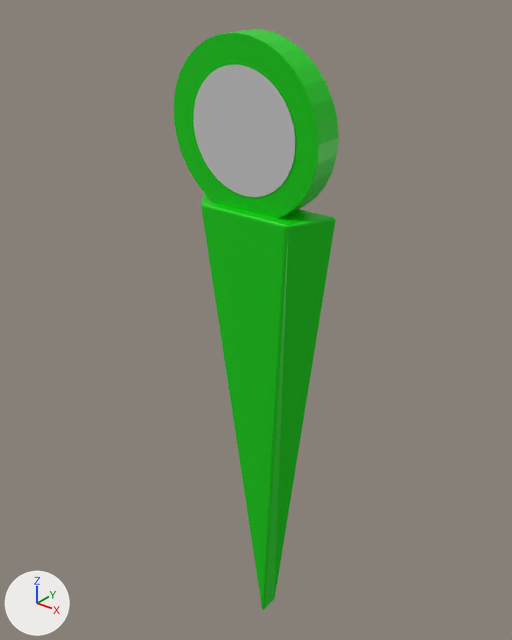
Two versions of the COLLADA model art.scnassets/arrow.dae, one commit apart.
Rendered twice from a 50 mm camera at (2.63, -2.88, 0.84) aimed at (-0.1, 0.53, -1.28). The axes (+X, +Y, +Z) are drawn at lower left. The lights are the same throughout.

Before the edit, the objects in view are built like this:
```python
mat_material_002 = principled_material('Material_002')
mat_material_002.base_color = (0.0, 0.64, 0.0)  # green #00d100
mat_material_002.roughness = 0.44
mat_material_003 = principled_material('Material_003')
mat_material_003.base_color = (0.0, 0.64, 0.0)  # green #00d100
mat_material_003.roughness = 0.44
me_cube_001 = bpy.data.meshes.new('Cube.001')
me_cube_001.from_pydata(...)  # 2648 vertices, 5292 faces; spans x -0.26..-0.08, y -0.19..0.39, z -1.01..0.96
me_cube_001.materials.append(mat_material_002)  # green #00d100
me_cylinder = bpy.data.meshes.new('Cylinder')
me_cylinder.from_pydata(...)  # 64 vertices, 124 faces; spans x -0.832..-0.23, y -0.304..0.297, z -0.246..-0.134
me_cylinder.materials.append(mat_material_003)  # green #00d100
me_cylinder_001 = bpy.data.meshes.new('Cylinder.001')
me_cylinder_001.from_pydata(...)  # 32 vertices, 30 faces; spans x -1.0..1.0, y -1.0..1.0, z -1.0
me_cylinder_001.materials.append(mat_material_001)  # light grey #d1d1d1
ob_arrow = bpy.data.objects.new('Arrow', me_cube_001)
ob_arrow.parent = ob_indicator
ob_arrow.location = (-0.525, -5.803, -0.363)
ob_arrow.rotation_euler = (-1.571, -1.571, 0.0)  # degrees (-90, -90, 0)
ob_arrow.scale = (4.76, 4.76, 4.76)
ob_head = bpy.data.objects.new('Head', me_cylinder)
ob_head.parent = ob_indicator
ob_head.location = (-0.0177, -2.534, -0.378)
ob_head.rotation_euler = (0.0, 0.0, -1.571)  # degrees (0, 0, -90)
ob_head.scale = (4.76, 4.76, 4.76)
ob_indicator = bpy.data.objects.new('Indicator', me_cylinder_001)
ob_indicator.location = (0.0, -0.098, 0.0)
ob_indicator.rotation_euler = (1.651, 0.0, 0.0)  # degrees (95, 0, 0)
ob_indicator.scale = (0.374, 0.374, 0.374)
```
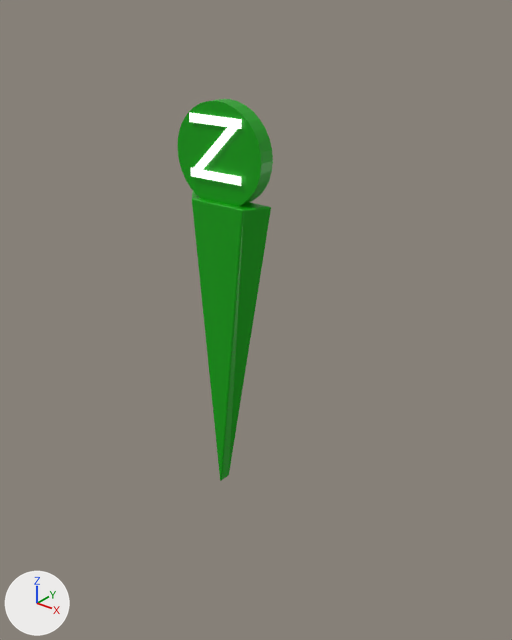
Where the change shows, as pixel boxes [x1, y1, x2, y2] in the pictures (512 x 640 px):
```json
{"object": "Arrow", "change": "recoloured, moved, turned, rescaled", "before": [201, 192, 336, 610], "after": [192, 191, 271, 481]}
{"object": "Head", "change": "recoloured, moved, turned, rescaled", "before": [173, 29, 339, 218], "after": [177, 99, 273, 206]}
{"object": "Indicator", "change": "deleted", "before": [194, 65, 295, 197]}
{"object": "Plane_002.002", "change": "added", "after": [192, 119, 240, 176]}
{"object": "Plane_002", "change": "added", "after": [189, 113, 242, 129]}
{"object": "Plane_002.001", "change": "added", "after": [191, 168, 241, 186]}
```

Edits to the scene script, one JSON object a line:
```json
{"op": "set", "path": "mat_material_002.base_color", "old": "(0.0, 0.64, 0.0)", "new": "(0.0, 0.367, 0.0)", "note": "green #00d100 -> green #00a300"}
{"op": "set", "path": "mat_material_003.base_color", "old": "(0.0, 0.64, 0.0)", "new": "(0.0, 0.367, 0.0)", "note": "green #00d100 -> green #00a300"}
{"op": "add", "block": "mat_material_005", "code": ["mat_material_005 = principled_material('Material_005')", "mat_material_005.base_color = (0.604, 0.604, 0.604)  # light grey #cccccc", "mat_material_005.roughness = 0.44", "mat_material_005.emission_strength = 1.0"]}
{"op": "add", "block": "me_plane_002", "code": ["me_plane_002 = bpy.data.meshes.new('Plane_002')", "me_plane_002.from_pydata([(1.0, -1.0, 0.0), (1.0, 1.0, 0.0), (-1.0, 1.0, 0.0), (-1.0, -1.0, 0.0)], [], [(0, 1, 2), (3, 0, 2)])", "me_plane_002.materials.append(mat_material_005)  # light grey #cccccc"]}
{"op": "remove", "block": "ob_indicator", "code": ["ob_indicator = bpy.data.objects.new('Indicator', me_cylinder_001)", "ob_indicator.location = (0.0, -0.098, 0.0)", "ob_indicator.rotation_euler = (1.651, 0.0, 0.0)  # degrees (95, 0, 0)", "ob_indicator.scale = (0.374, 0.374, 0.374)"]}
{"op": "remove", "block": "ob_arrow", "code": "ob_arrow.parent = ob_indicator"}
{"op": "set", "path": "ob_arrow.scale", "old": "(4.76, 4.76, 4.76)", "new": "(1.0, 1.0, 1.0)"}
{"op": "set", "path": "ob_arrow.location", "old": "(-0.525, -5.803, -0.363)", "new": "(-0.119, -0.0541, -1.29)"}
{"op": "set", "path": "ob_arrow.rotation_euler", "old": "(-1.571, -1.571, 0.0)", "new": "(0.0, 0.0, -1.523)", "note": "degrees (-90, -90, 0) -> degrees (0, 0, -87)"}
{"op": "set", "path": "ob_head.scale", "old": "(4.76, 4.76, 4.76)", "new": "(1.0, 1.0, 1.0)"}
{"op": "set", "path": "ob_head.parent", "old": "ob_indicator", "new": "ob_arrow"}
{"op": "set", "path": "ob_head.location", "old": "(-0.0177, -2.534, -0.378)", "new": "(-0.00317, 0.106, 0.687)"}
{"op": "set", "path": "ob_head.rotation_euler", "old": "(0.0, 0.0, -1.571)", "new": "(0.0, 1.571, 0.0)", "note": "degrees (0, 0, -90) -> degrees (0, 90, 0)"}
{"op": "add", "block": "ob_plane_002_002", "code": ["ob_plane_002_002 = bpy.data.objects.new('Plane_002.002', me_plane_002)", "ob_plane_002_002.parent = ob_arrow", "ob_plane_002_002.location = (-0.119, 0.102, 1.266)", "ob_plane_002_002.rotation_euler = (1.54, -0.803, 1.602)  # degrees (88, -46, 92)", "ob_plane_002_002.scale = (0.22, 0.0255, 0.123)"]}
{"op": "add", "block": "ob_plane_002_001", "code": ["ob_plane_002_001 = bpy.data.objects.new('Plane_002.001', me_plane_002)", "ob_plane_002_001.parent = ob_arrow", "ob_plane_002_001.location = (-0.116, 0.101, 1.11)", "ob_plane_002_001.rotation_euler = (-1.549, 0.0, -1.562)  # degrees (-89, 0, -89)", "ob_plane_002_001.scale = (0.181, 0.0255, -0.123)"]}
{"op": "add", "block": "ob_plane_002", "code": ["ob_plane_002 = bpy.data.objects.new('Plane_002', me_plane_002)", "ob_plane_002.parent = ob_arrow", "ob_plane_002.location = (-0.122, 0.101, 1.416)", "ob_plane_002.rotation_euler = (-1.549, 0.0, -1.562)  # degrees (-89, 0, -89)", "ob_plane_002.scale = (0.181, 0.0255, -0.123)"]}
```
